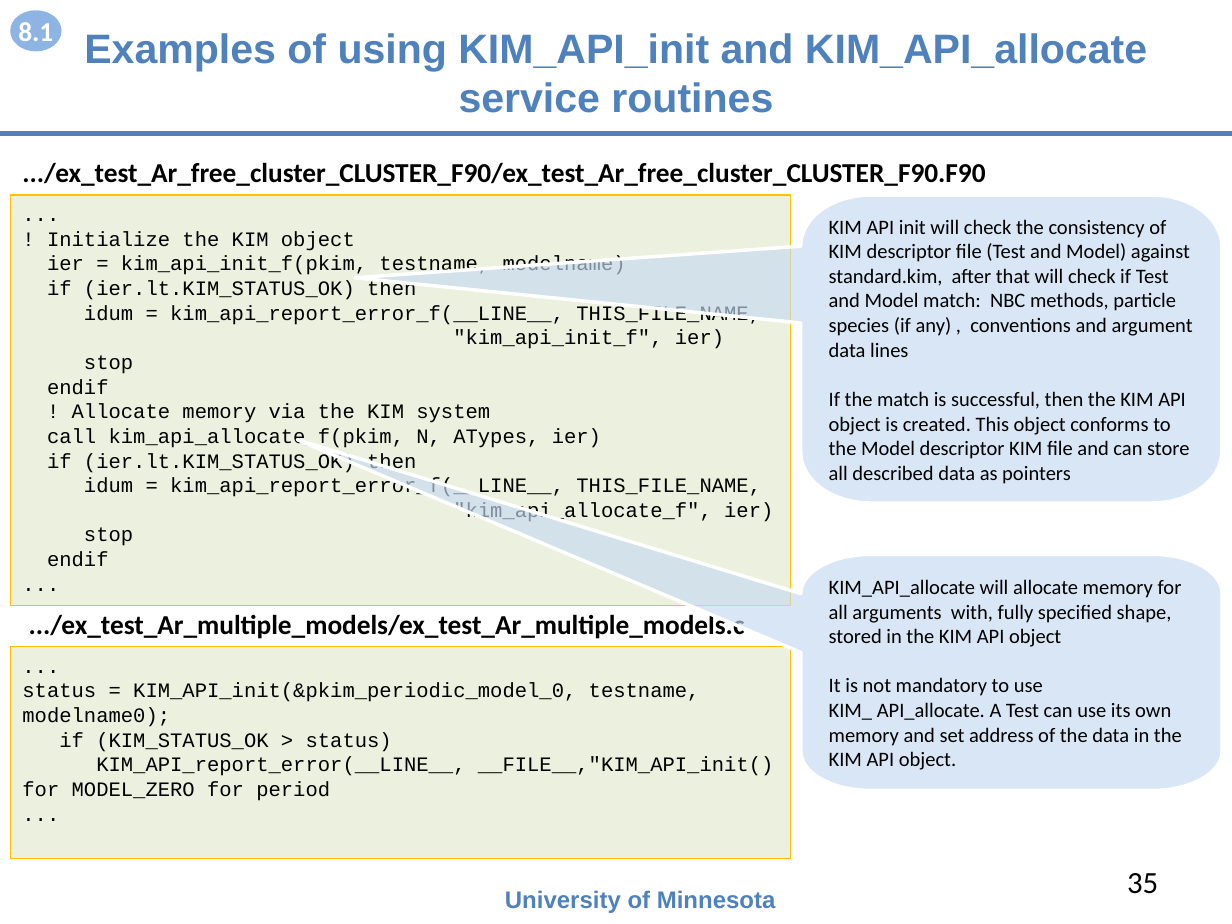
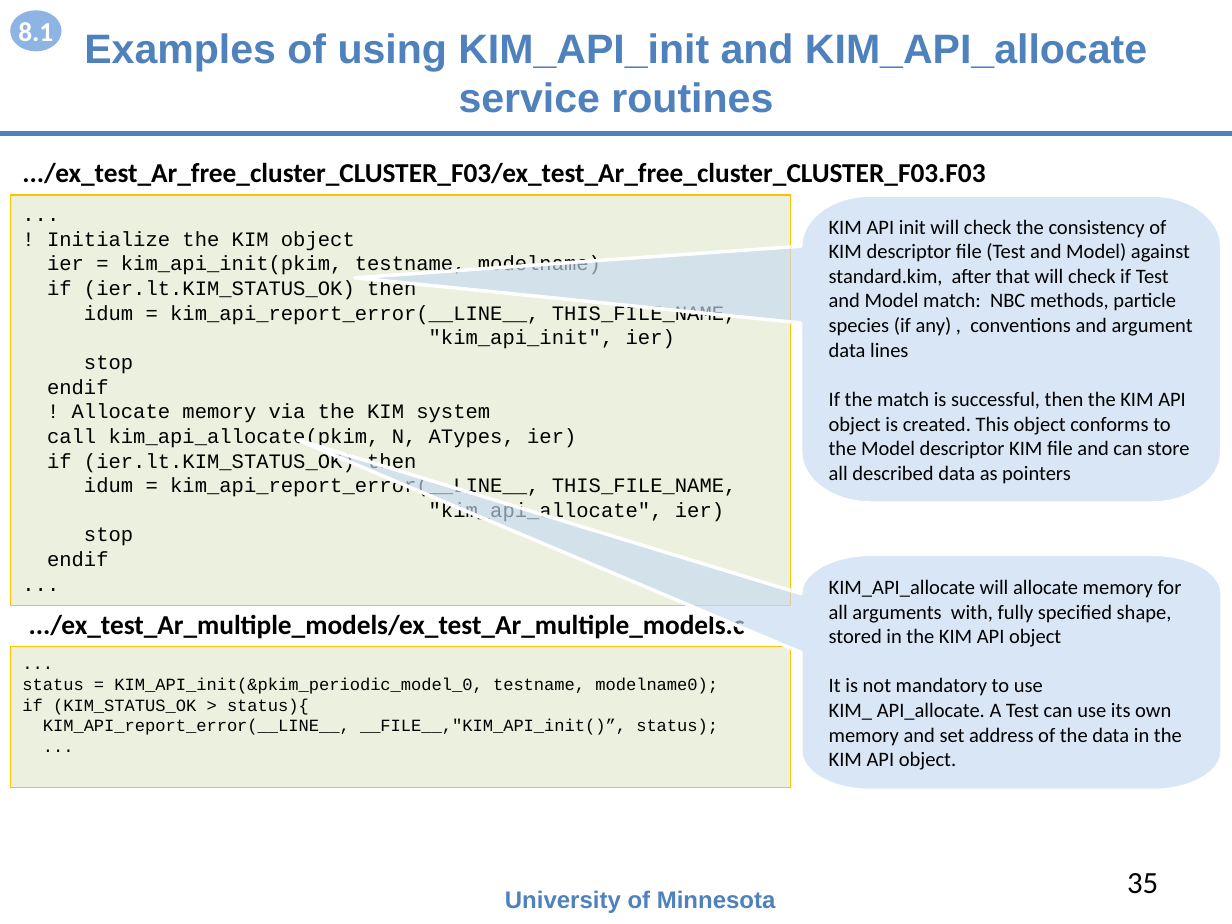
Before and after one commit to openkim/kim-api, a slide deck: slide 35 of DOCS/openkim-api-introduction.pptx. Drawn at 1232x924 pixels with LibreOffice and Linux fonts; fonts in the diff are those of the drawing. Boxes give left, top, right and bottom in pixels: in the first picture for what was removed or moved away, otherwise in the second. Text is boxed around its words. In the diff, an @@ line names an element or a change of style, - is before the commit and + after.

```diff
--- a/DOCS/openkim-api-introduction.pptx
+++ b/DOCS/openkim-api-introduction.pptx
@@ text at (22, 162, 985, 186): text changed @@
-.../ex_test_Ar_free_cluster_CLUSTER_F90/ex_test_Ar_free_cluster_CLUSTER_F90.F90
+.../ex_test_Ar_free_cluster_CLUSTER_F03/ex_test_Ar_free_cluster_CLUSTER_F03.F03
@@ text in rectangle at (47, 256, 601, 275): text changed @@
-ier = kim_api_init_f(pkim, testname, modelname)
+ier = kim_api_init(pkim, testname, modelname)
@@ text in rectangle at (84, 305, 737, 349): text changed @@
-idum = kim_api_report_error_f(__LINE__, THIS_FILE_NAME,
-"kim_api_init_f", ier)
+idum = kim_api_report_error(__LINE__, THIS_FILE_NAME,
+"kim_api_init", ier)
@@ text in rectangle at (47, 428, 576, 448): text changed @@
-call kim_api_allocate_f(pkim, N, ATypes, ier)
+call kim_api_allocate(pkim, N, ATypes, ier)
@@ text in rectangle at (84, 478, 737, 522): text changed @@
-idum = kim_api_report_error_f(__LINE__, THIS_FILE_NAME,
-"kim_api_allocate_f", ier)
+idum = kim_api_report_error(__LINE__, THIS_FILE_NAME,
+"kim_api_allocate", ier)
@@ rectangle "...": place and size @@
-rectangle "..." at (10, 647, 790, 859)
+rectangle "..." at (10, 647, 790, 787)
@@ text in rectangle at (22, 677, 718, 694): size 12 to 10 pt in "...", "status = KIM_API_init(&pkim_periodic_model_0, testname, mode ...", "..." @@
@@ text in rectangle at (22, 698, 718, 735): text changed; size 12 to 10 pt @@
-if (KIM_STATUS_OK > status)
-KIM_API_report_error(__LINE__, __FILE__,"KIM_API_init() for MODEL_ZERO for period
+if (KIM_STATUS_OK > status){
+KIM_API_report_error(__LINE__, __FILE__,"KIM_API_init()”, status);
```
Also in this commit, not shown: 14 other slides changed, 1 slide removed, 25 other files.
